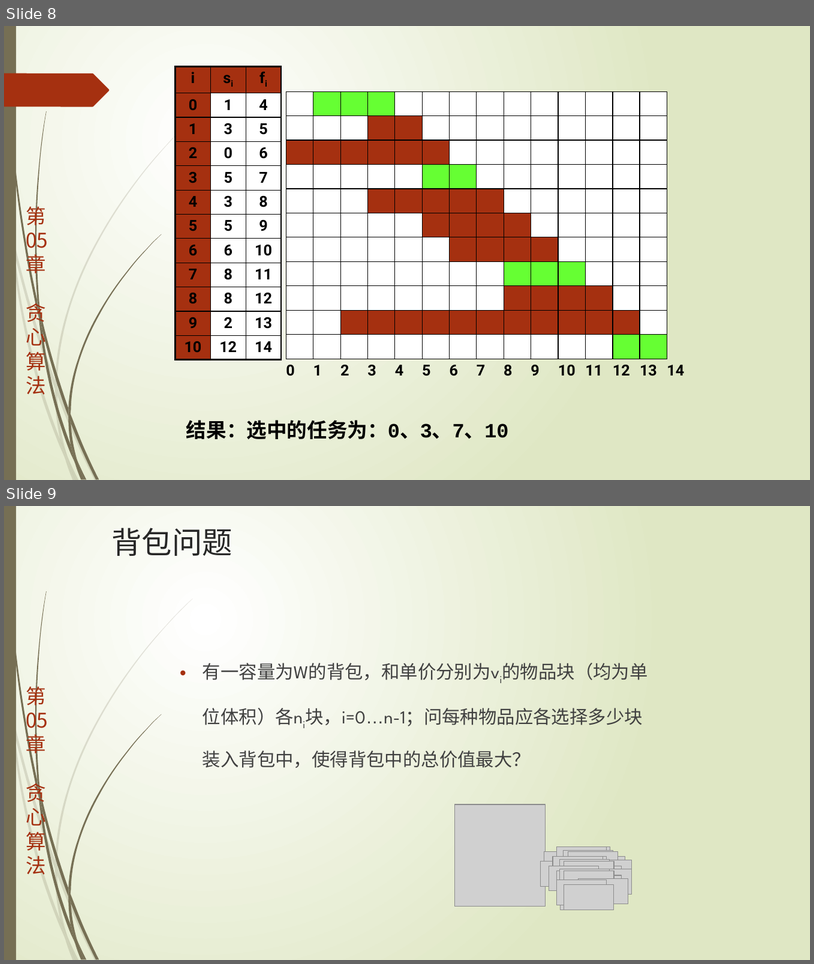
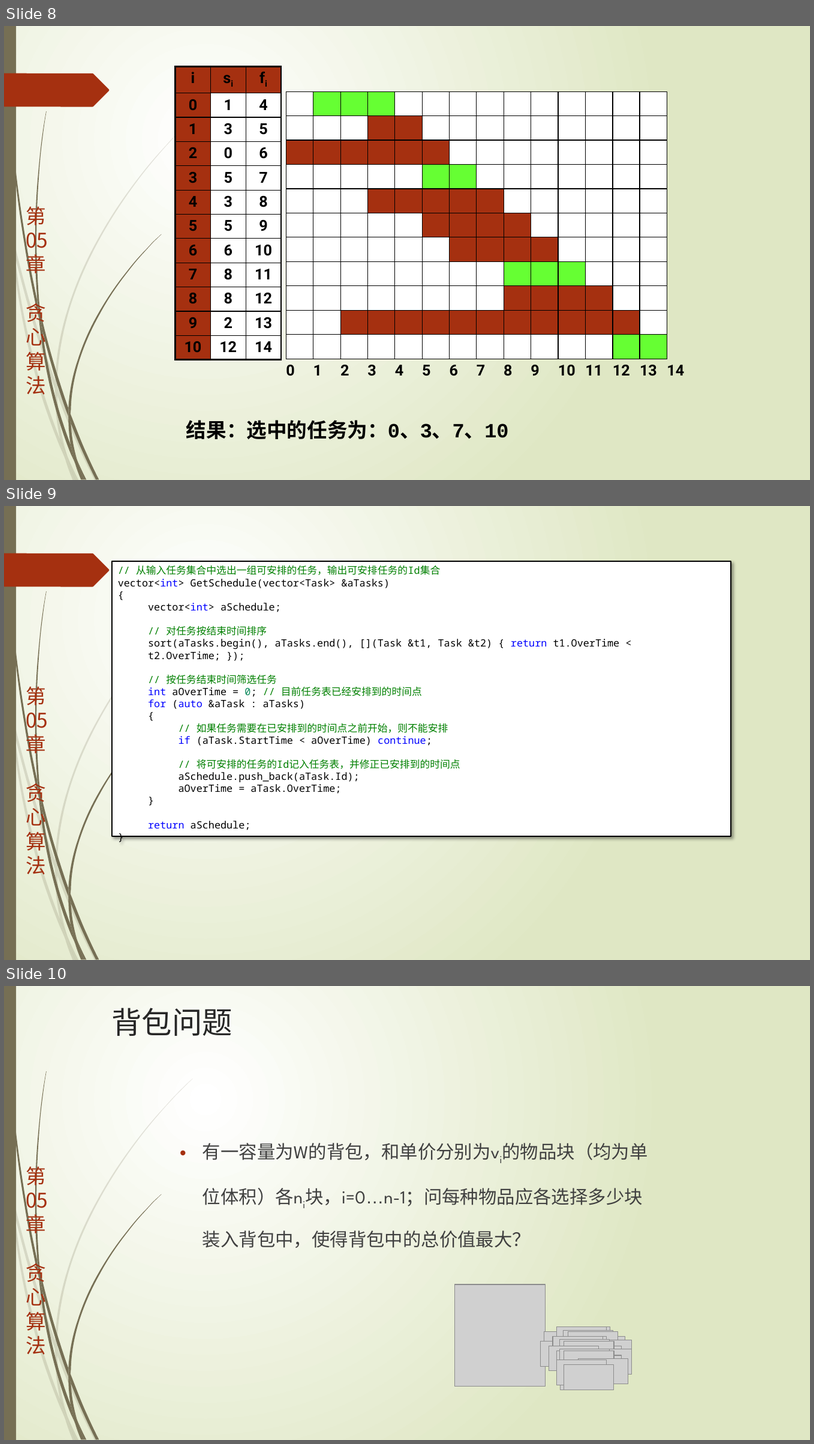
Before and after one commit to TeacherPeng/AlgorithmDesign, a slide deck: 教案/第05章.贪心算法.pptx. Shown one above the other, each under a label of ours: slides 8 and 9 before the commit, slides 8, 9 and 10 after it. The pictures are 814x964 and 814x1444 pixels, drawn with LibreOffice and Linux fonts; fonts in the diff are those of the drawing; grey boxes stand for pictures. Boxes give left, top, right and bottom in pixels: in the first picture for what was removed or moved away, otherwise in the second. Text is boxed around its words. In the diff, an @@ line names an element or a change of style, - is before the commit and + after.

Commit message:
更新任务安排问题的代码和教案。

```diff
--- a/教案/第05章.贪心算法.pptx
+++ b/教案/第05章.贪心算法.pptx
@@ slide 9 added at [4, 506, 810, 960], background gradient #FFFFFF to #DFE8C4; not listed: 25 template elements that a slide beside it also shows @@
@@ rectangle added at [111, 562, 731, 837], fill #FFFFFF, outline #000000 1.25 pt, 12 pt, text #000000 @@
+// 从输入任务集合中选出一组可安排的任务，输出可安排任务的Id集合
+vector<int> GetSchedule(vector<Task> &aTasks)
+{
+  vector<int> aSchedule;
+  // 对任务按结束时间排序
+  sort(aTasks.begin(), aTasks.end(), [](Task &t1, Task &t2) { return t1.OverTime < t2.OverTime; });
+  // 按任务结束时间筛选任务
+  int aOverTime = 0; // 目前任务表已经安排到的时间点
+  for (auto &aTask : aTasks)
+  {
+    // 如果任务需要在已安排到的时间点之前开始，则不能安排
+    if (aTask.StartTime < aOverTime) continue;
+    // 将可安排的任务的Id记入任务表，并修正已安排到的时间点
+    aSchedule.push_back(aTask.Id);
+    aOverTime = aTask.OverTime;
+  }
+  return aSchedule;
+}
@@ what was slide 9 is now slide 10 @@
```
Also in this commit, not shown: 1 other file.
